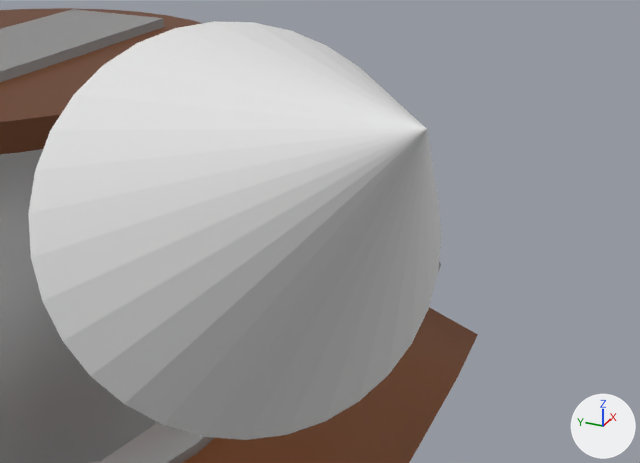
The glTF model src/Recursos/Meshes/Sitios/Genericos/prueba/modelo_prueba.glb: old version first, new version second.
Rendered twice from a 50 mm lens placed at (-1.0277, -1.0127, 1.0122), pointed at (-0.9965, -0.9987, 0.9967). Every picture has the same lights, and +X, +Y and +Z are marked at lower right.

Objects in the first picture: 'Pivote', 'lumbrera_Generica_001_v001'.
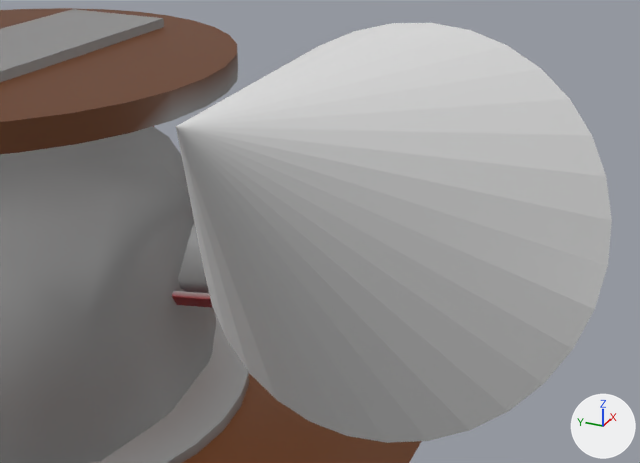
Location of each change, [x1, y1, x2, y2] in pixels of the pictures (640 x 463 px):
'Pivote', turned
    before: [28, 21, 441, 440]
    after: [176, 23, 612, 443]

Edits to the bpy script that builds the scene:
```text
Change ob_pivote:
    ob_pivote.rotation_euler: (1.047, 0.0, -0.785) -> (0.0, -1.047, 0.0)  # degrees (60, 0, -45) -> degrees (0, -60, 0)
```
